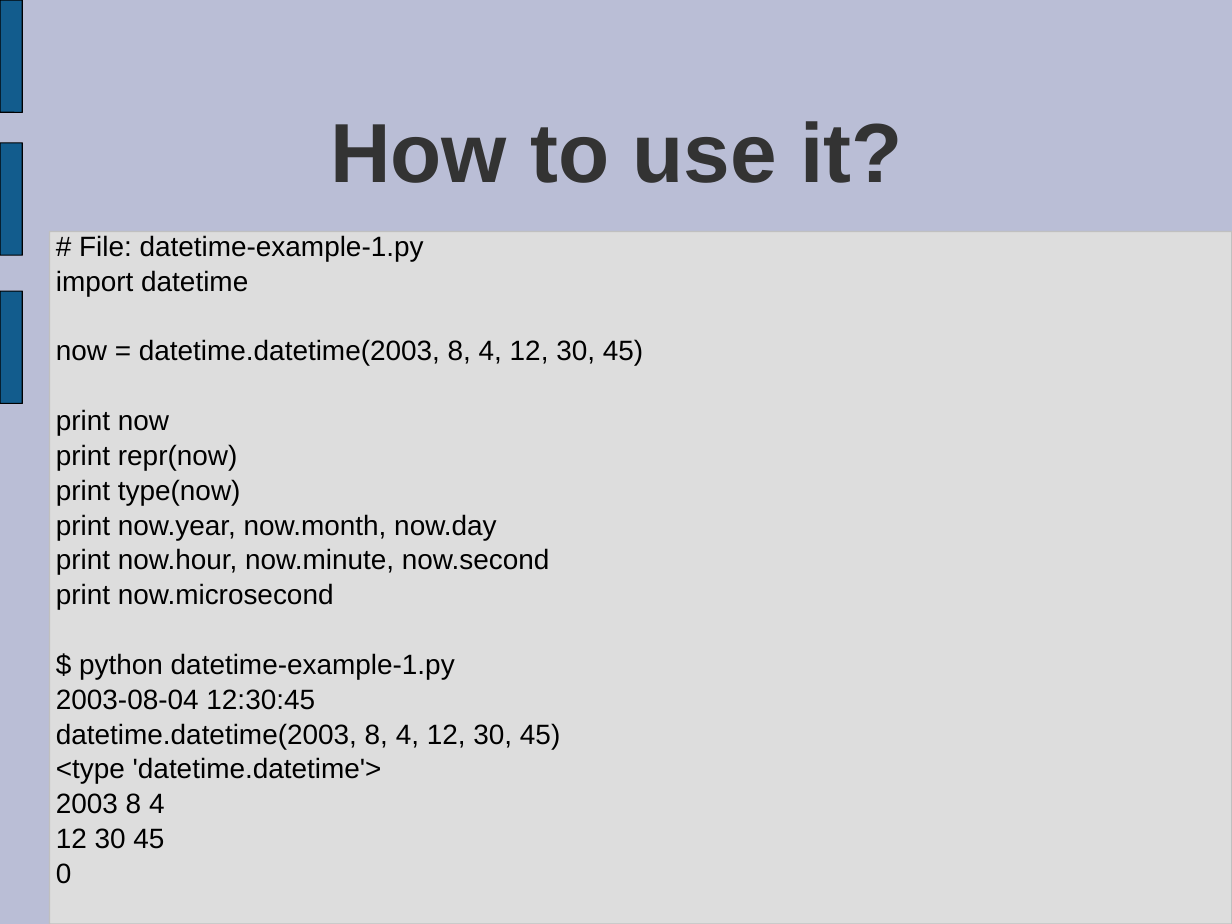
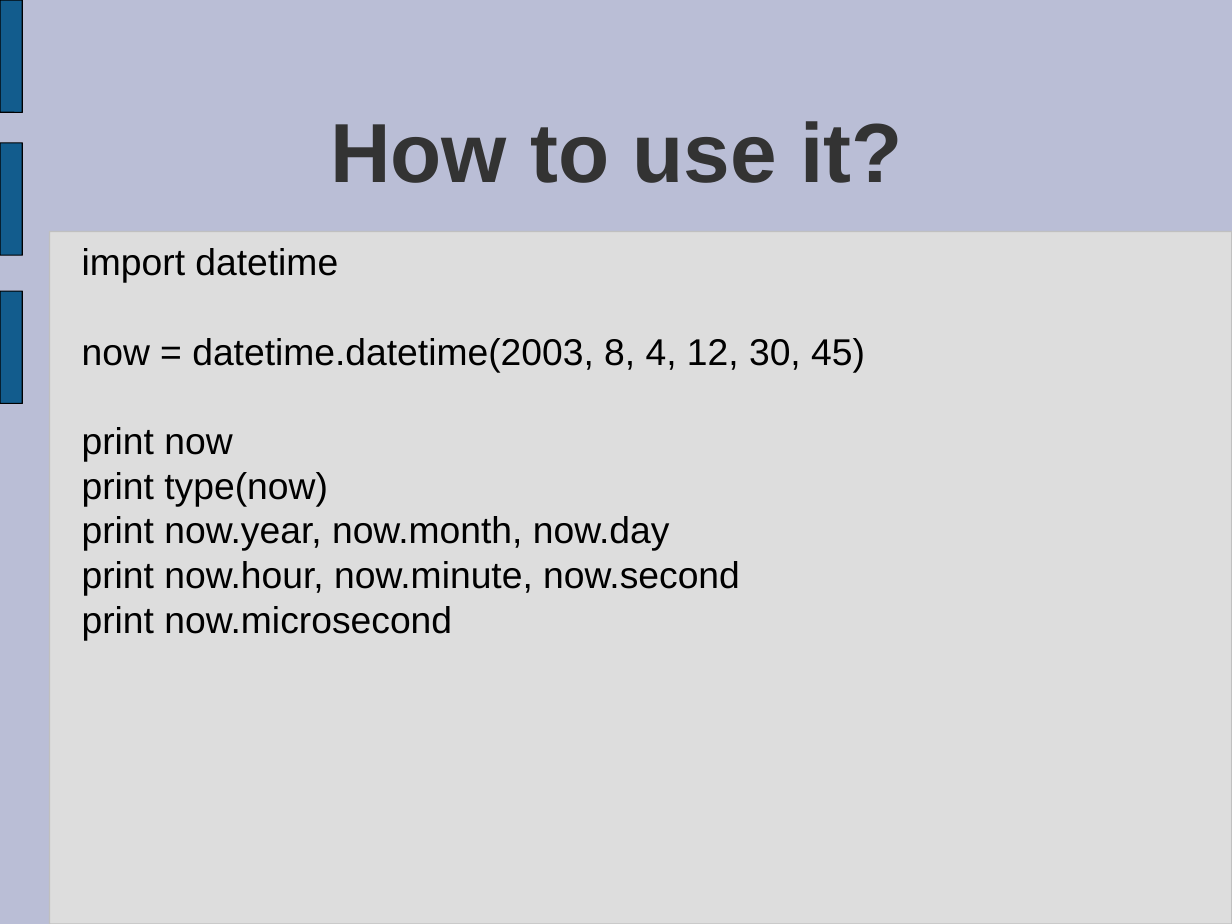
Before and after one commit to tdyhacker/pythonexploration, a slide deck: slide 3 of DateTime/DateTime.ppt. Drawn at 1232x924 pixels with LibreOffice and Linux fonts; fonts in the diff are those of the drawing. Boxes give left, top, right and bottom in pixels: in the first picture for what was removed or moved away, otherwise in the second. Text is boxed around its words. In the diff, an @@ line names an element or a change of style, - is before the commit and + after.

```diff
--- a/DateTime/DateTime.ppt
+++ b/DateTime/DateTime.ppt
@@ text "import datetime": place and size @@
-text "import datetime" at [56,235,643,884]
+text "import datetime" at [82,248,865,641]
@@ text "import datetime" at [82,248,865,641]: size 18 to 24 pt; list level 1 to 2 in "import datetime"; line spacing 1.04 to 1; list level 1 to 2 in "now = datetime.datetime(2003, 8, 4, ..."; list level 1 to 2 in "print now"; list level 1 to 2 in "print type(now)"; list level 1 to 2 in "print now.year, now.month, now.day"; list level 1 to 2 in "print now.hour, now.minute, now.second"; list level 1 to 2 in "print now.microsecond" @@
@@ text at [79,235,424,261]: paragraph removed @@
-# File: datetime-example-1.py
@@ text at [56,444,237,470]: paragraph removed @@
-print repr(now)
@@ text at [56,653,560,884]: paragraphs removed @@
-$ python datetime-example-1.py
-2003-08-04 12:30:45
-datetime.datetime(2003, 8, 4, 12, 30, 45)
-<type 'datetime.datetime'>
-2003 8 4
-12 30 45
-0
```
Also in this commit, not shown: 3 other slides changed, 1 slide removed.
